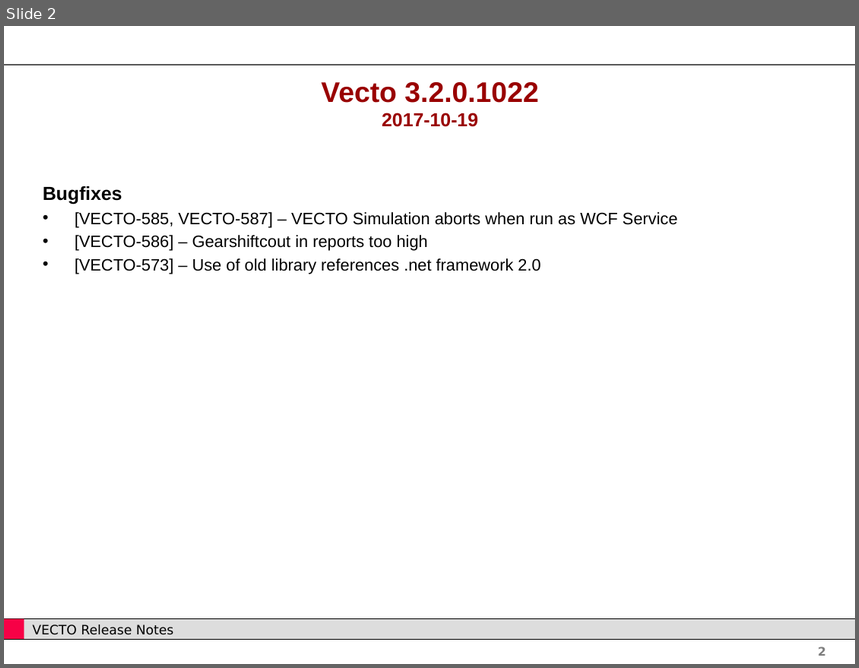
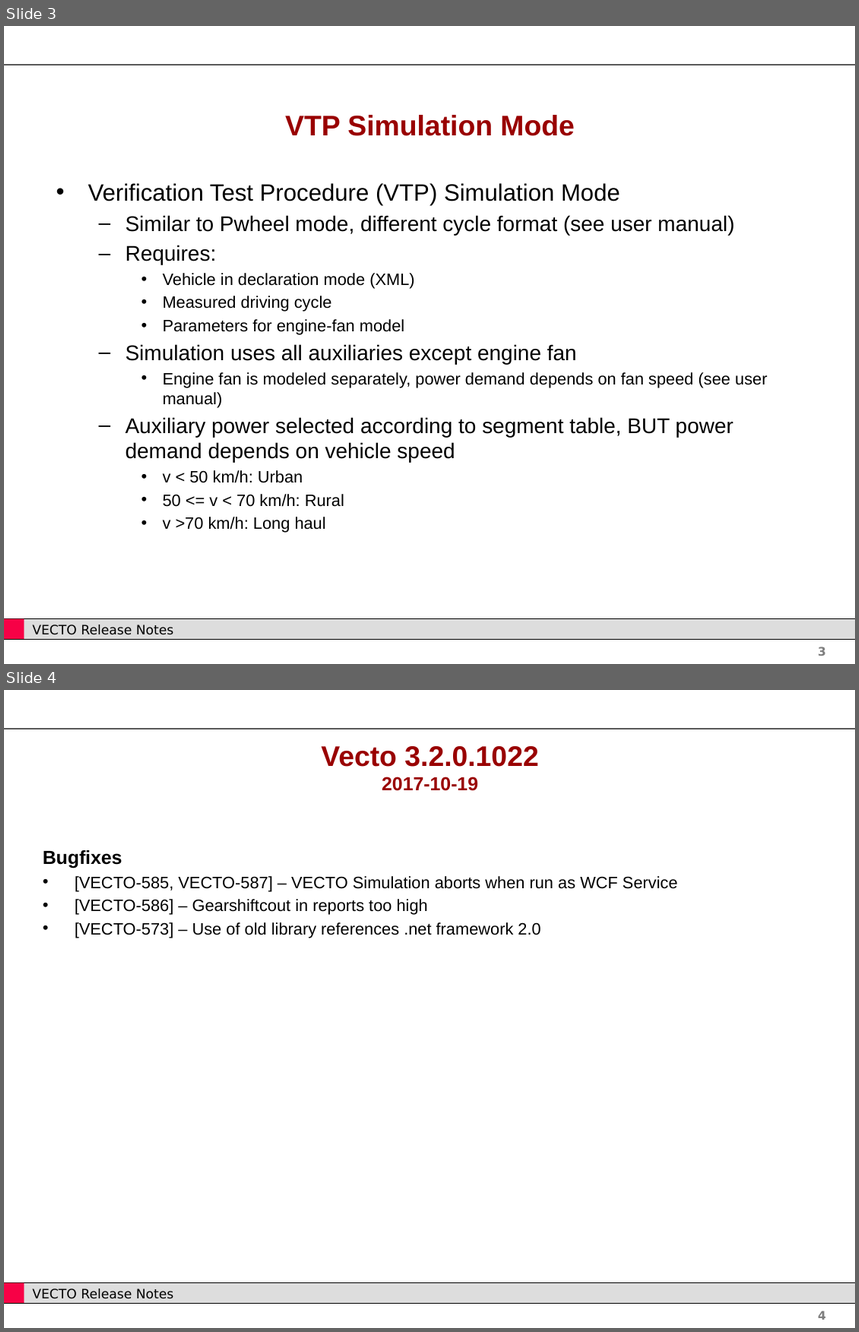
Before and after one commit to tanawadeatharva/BharatVECTO, a slide deck: Documentation/User Manual Source/Release Notes Vecto3.x.pptx. Shown one above the other, each under a label of ours: slide 2 before the commit, slides 3 and 4 after it. The pictures are 859x668 and 859x1332 pixels, drawn with LibreOffice and Linux fonts; fonts in the diff are those of the drawing; background and template pictures are left out. Boxes give left, top, right and bottom in pixels: in the first picture for what was removed or moved away, otherwise in the second. Text is boxed around its words. In the diff, an @@ line names an element or a change of style, - is before the commit and + after.

```diff
--- a/Documentation/User Manual Source/Release Notes Vecto3.x.pptx
+++ b/Documentation/User Manual Source/Release Notes Vecto3.x.pptx
@@ slide 3 added at [4, 26, 855, 664], background #FFFFFF; not listed: 5 template elements that a slide beside it also shows @@
@@ title added at [285, 115, 574, 136], 24 pt, text #990000, bold @@
+VTP Simulation Mode
@@ text added at [88, 183, 767, 533], 14 pt, text #000000 @@
+• Verification Test Procedure (VTP) Simulation Mode
+  – Similar to Pwheel mode, different cycle format (see user manual)
+  – Requires:
+    • Vehicle in declaration mode (XML)
+    • Measured driving cycle
+    • Parameters for engine-fan model
+  – Simulation uses all auxiliaries except engine fan
+    • Engine fan is modeled separately, power demand depends on fan speed (see user manual)
+  – Auxiliary power selected according to segment table, BUT power demand depends on vehicle speed
+    • v < 50 km/h: Urban
+    • 50 <= v < 70 km/h: Rural
+    • v >70 km/h: Long haul
@@ what was slide 2 is now slide 4 @@
@@ page number at [818, 1311, 826, 1320]: text changed @@
-2
+4
```
Also in this commit, not shown: 1 slide changed, 1 other slide added, 1 other file.
